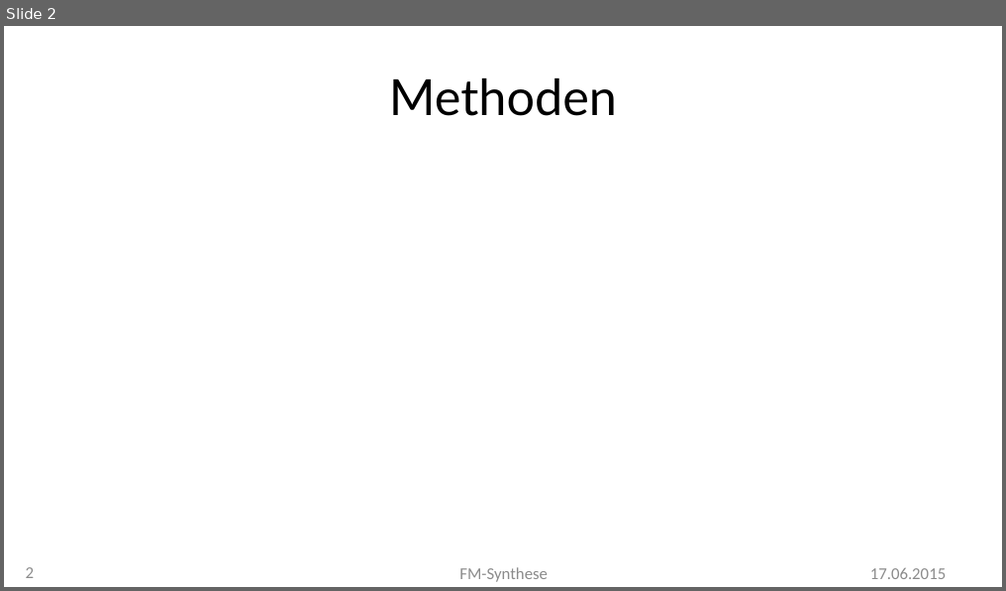
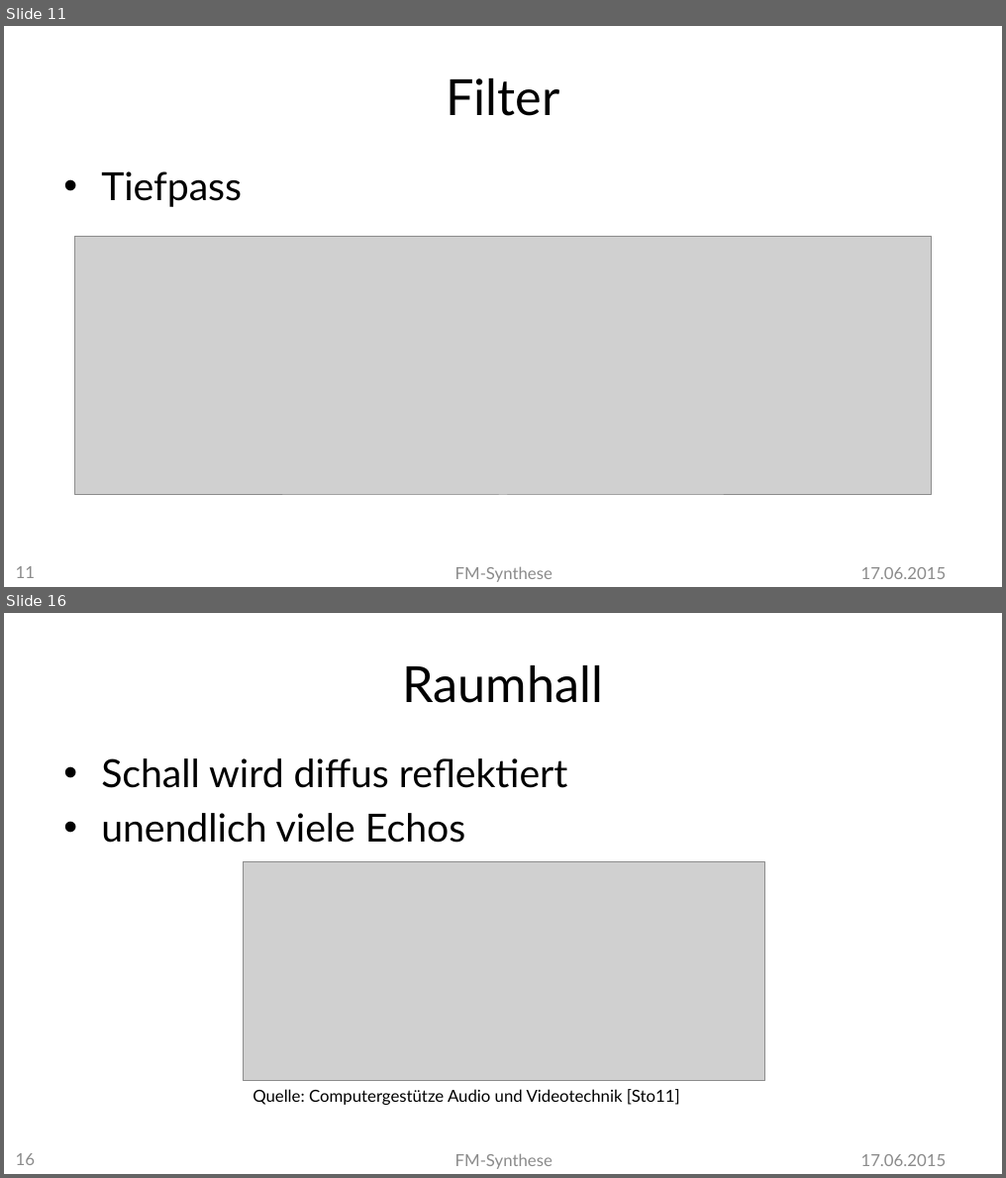
Before and after one commit to MBulli/VSeminar, a slide deck: Praesentation/FMSynthese-Gary.pptx. Shown one above the other, each under a label of ours: slide 2 before the commit, slides 11 and 16 after it; the slides between them are not shown. The pictures are 1006x591 and 1006x1178 pixels, drawn with LibreOffice and Linux fonts; fonts in the diff are those of the drawing; grey boxes stand for pictures; background and template pictures are left out. Boxes give left, top, right and bottom in pixels: in the first picture for what was removed or moved away, otherwise in the second. Text is boxed around its words. In the diff, an @@ line names an element or a change of style, - is before the commit and + after.

```diff
--- a/Praesentation/FMSynthese-Gary.pptx
+++ b/Praesentation/FMSynthese-Gary.pptx
@@ slide 16 added at bbox=[4, 613, 1002, 1174], background #FFFFFF @@
@@ title added at bbox=[403, 665, 604, 703], 36 pt, text #000000 @@
+Raumhall
@@ text added at bbox=[101, 759, 568, 843], 28 pt, text #000000 @@
+• Schall wird diffus reflektiert
+• unendlich viele Echos
@@ picture added at bbox=[243, 862, 764, 1082] @@
@@ text added at bbox=[252, 1089, 680, 1105], 12 pt, text #000000 @@
+Quelle: Computergestütze Audio und Videotechnik [Sto11]
@@ page number added at bbox=[16, 1154, 35, 1165], 12 pt, text #8C8C8C @@
+16
@@ text added at bbox=[455, 1154, 552, 1169], 12 pt, text #8C8C8C @@
+FM-Synthese
@@ text added at bbox=[861, 1155, 946, 1166], 12 pt, text #8C8C8C @@
+17.06.2015
@@ what was slide 2 is now slide 11 @@
@@ slide 11 changed as well @@
@@ title at bbox=[446, 78, 559, 116]: text changed; text colour #2A2A2A to #000000 @@
-Methoden
+Filter
@@ text added at bbox=[101, 172, 242, 207], 28 pt, text #000000 @@
+• Tiefpass
@@ picture added at bbox=[75, 236, 931, 495] @@
@@ text "FM-Synthese" at bbox=[455, 567, 552, 582]: font Calibri to Lato, text colour #8E8E8E to #8C8C8C @@
@@ text "17.06.2015" at bbox=[861, 568, 946, 579]: font Calibri to Lato, text colour #8E8E8E to #8C8C8C @@
@@ page number at bbox=[16, 567, 35, 578]: text changed; font Calibri to Lato; text colour #8E8E8E to #8C8C8C @@
-2
+11
```
Also in this commit, not shown: 5 other slides changed, 14 other slides added, 9 other files.
